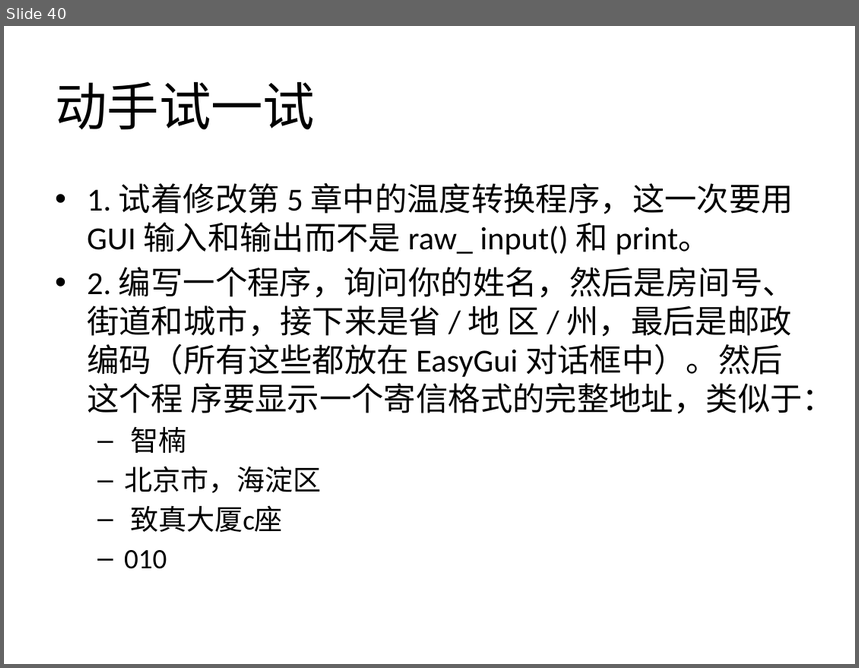
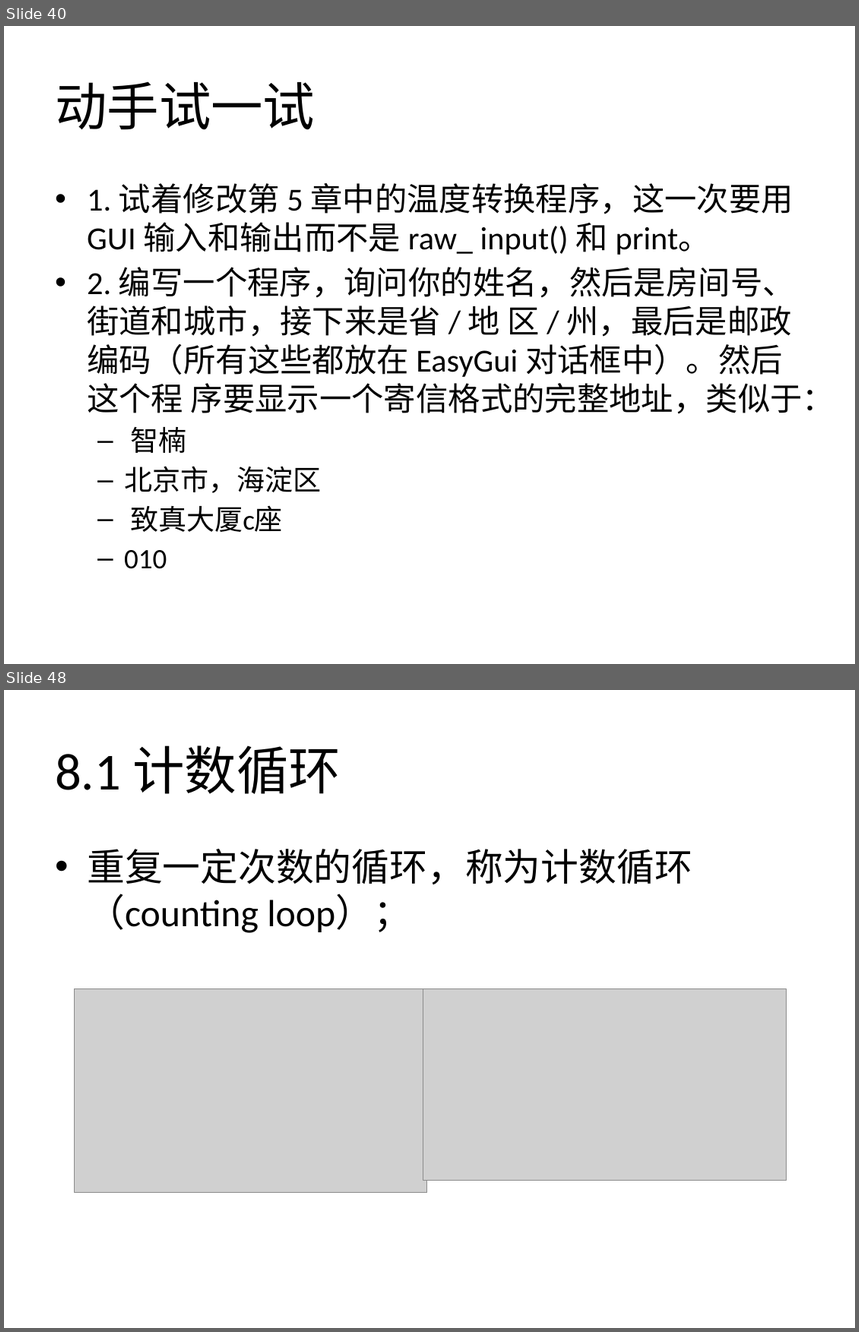
Before and after one commit to zhinan18/Python3, a slide deck: readme/Python3.pptx. Shown one above the other, each under a label of ours: slide 40 before the commit, slides 40 and 48 after it; the slides between them are not shown. The pictures are 859x668 and 859x1332 pixels, drawn with LibreOffice and Linux fonts; fonts in the diff are those of the drawing; grey boxes stand for pictures. Boxes give left, top, right and bottom in pixels: in the first picture for what was removed or moved away, otherwise in the second. Text is boxed around its words. In the diff, an @@ line names an element or a change of style, - is before the commit and + after.

```diff
--- a/readme/Python3.pptx
+++ b/readme/Python3.pptx
@@ slide 48 added at box(4, 690, 855, 1328), background #FFFFFF @@
@@ title added at box(55, 745, 341, 794), 44 pt, text #000000 @@
+8.1 计数循环
@@ text added at box(87, 849, 693, 933), 32 pt, text #000000 @@
+• 重复一定次数的循环，称为计数循环（counting loop）；
@@ picture added at box(75, 989, 428, 1193) @@
@@ picture added at box(423, 989, 786, 1180) @@
```
Also in this commit, not shown: 20 other slides added, 15 other files.
